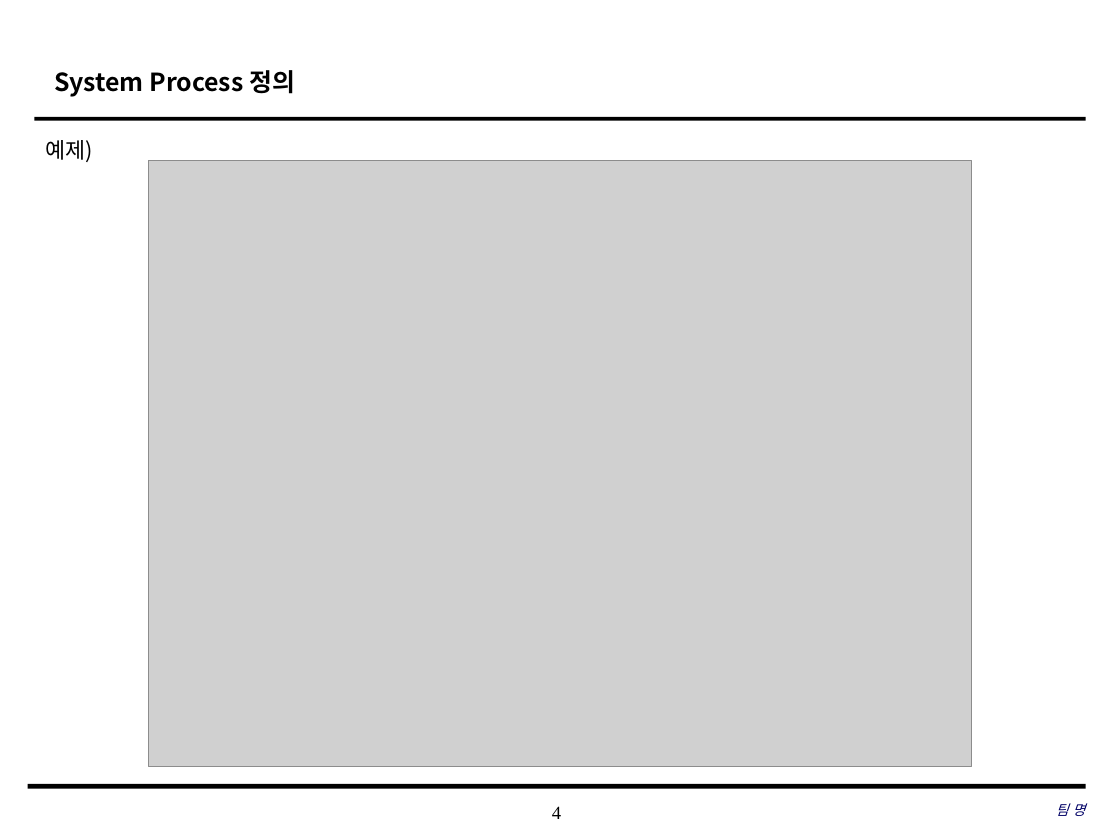
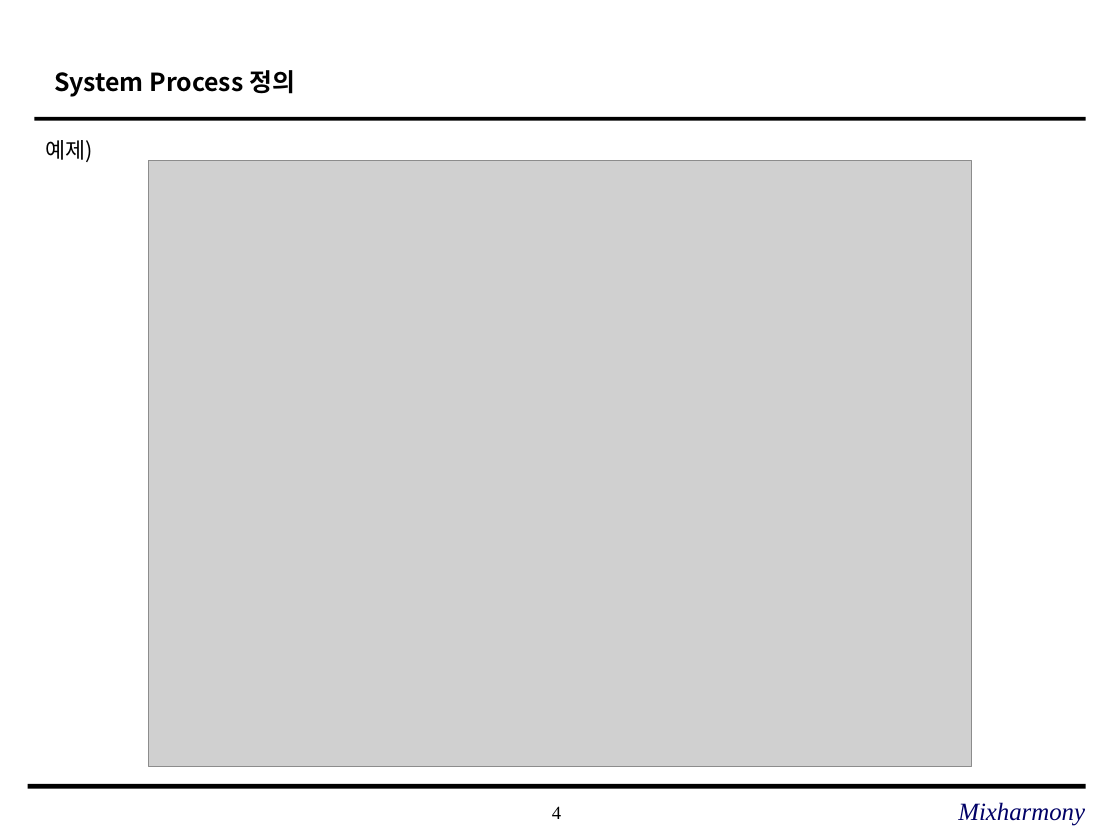
Before and after one commit to SE-admin/SE2017_2_mixharmony, a slide deck: slide 4 of doc/3_ 설계서/UI Design Template.pptx. Drawn at 1120x840 pixels with LibreOffice and Linux fonts; fonts in the diff are those of the drawing; grey boxes stand for pictures; background and template pictures are left out. Boxes give left, top, right and bottom in pixels: in the first picture for what was removed or moved away, otherwise in the second. Text is boxed around its words. In the diff, an @@ line names an element or a change of style, - is before the commit and + after.

```diff
--- a/doc/3_ 설계서/UI Design Template.pptx
+++ b/doc/3_ 설계서/UI Design Template.pptx
@@ text at [958, 802, 1085, 826]: text changed; size 9 to 16 pt @@
-팀 명
+Mixharmony
```
Also in this commit, not shown: 5 other slides changed, 36 slides added.
